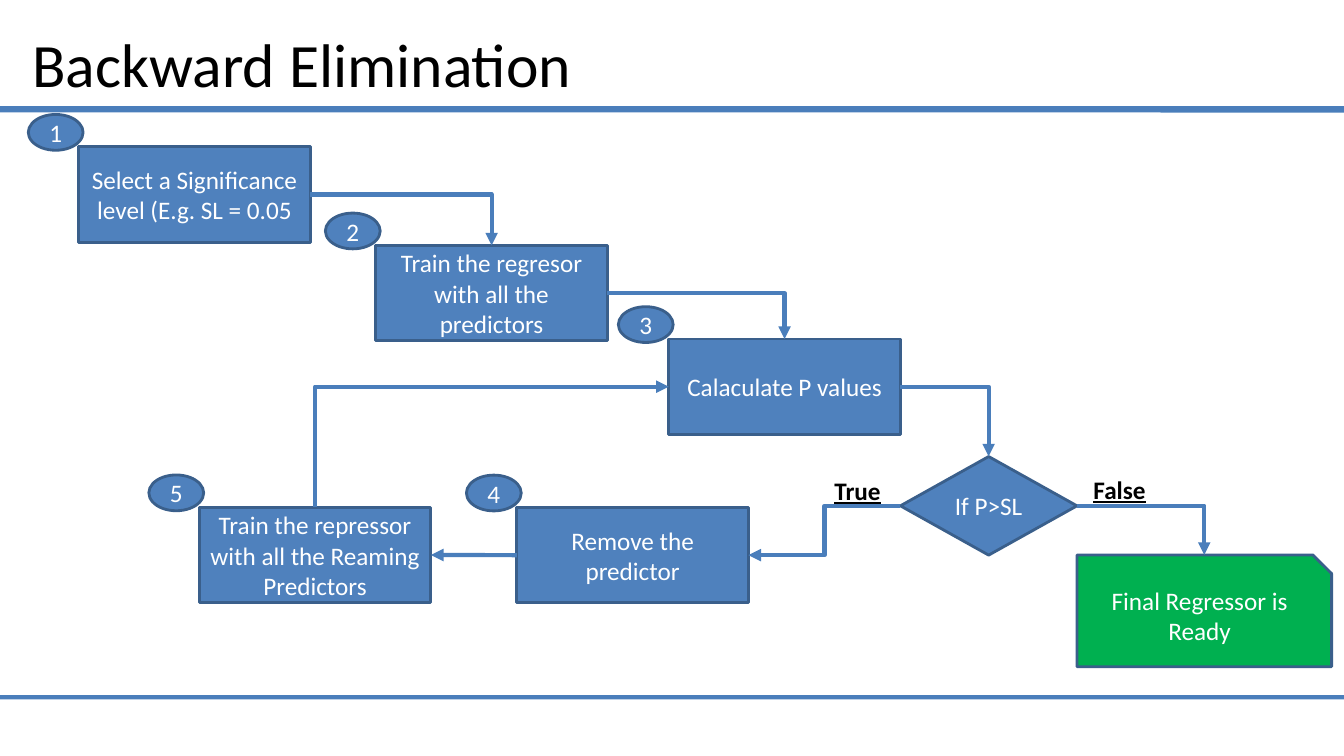
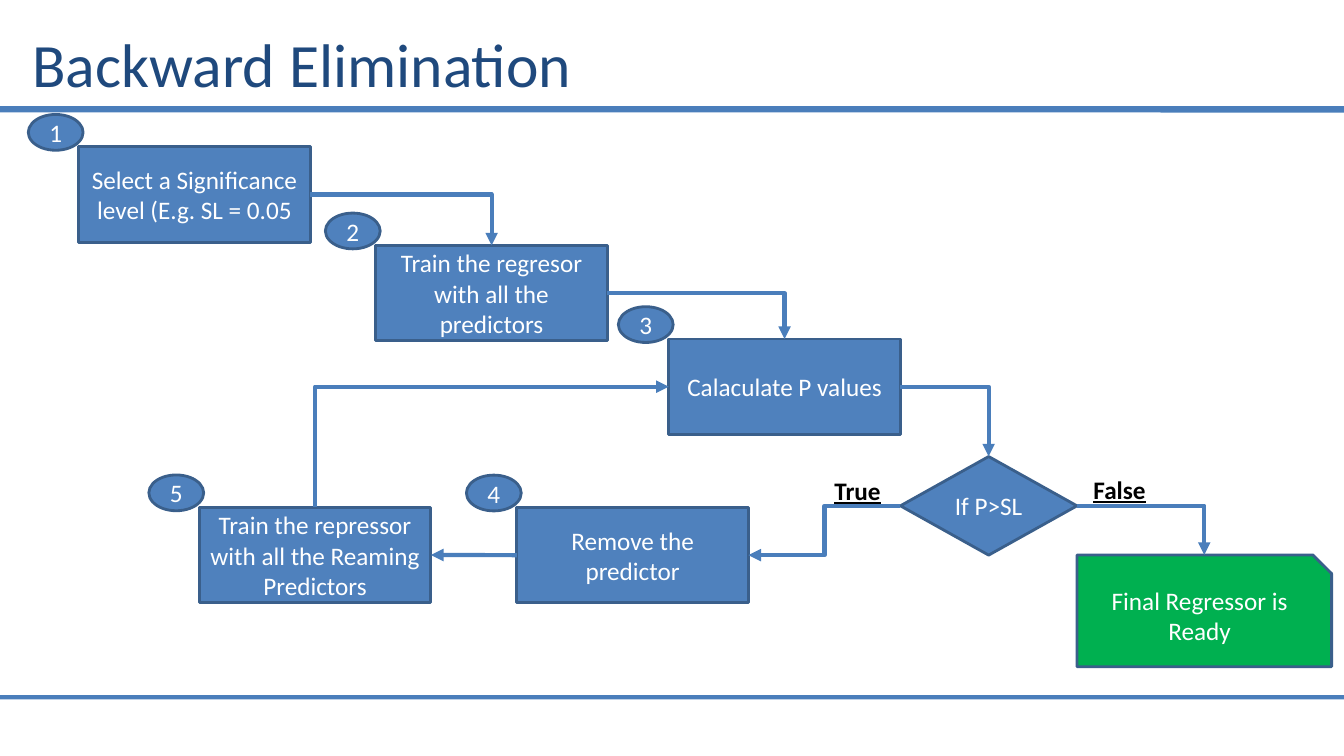
Before and after one commit to saiprasad94/DataSciencePython, a slide deck: slide 10 of Multiple_Linear_Regression/Multiple_linear_Regression.pptx. Drawn at 1344x756 pixels with LibreOffice and Linux fonts; fonts in the diff are those of the drawing. Boxes give left, top, right and bottom in pixels: in the first picture for what was removed or moved away, otherwise in the second. Text is boxed around its words. In the diff, an @@ line names an element or a change of style, - is before the commit and + after.

```diff
--- a/Multiple_Linear_Regression/Multiple_linear_Regression.pptx
+++ b/Multiple_Linear_Regression/Multiple_linear_Regression.pptx
@@ title "Backward Elimination" at [32,44,571,88]: text colour #000000 to #1F497D @@
```
Also in this commit, not shown: 2 other slides changed, 6 slides added, 2 slides removed, 1 other file.
